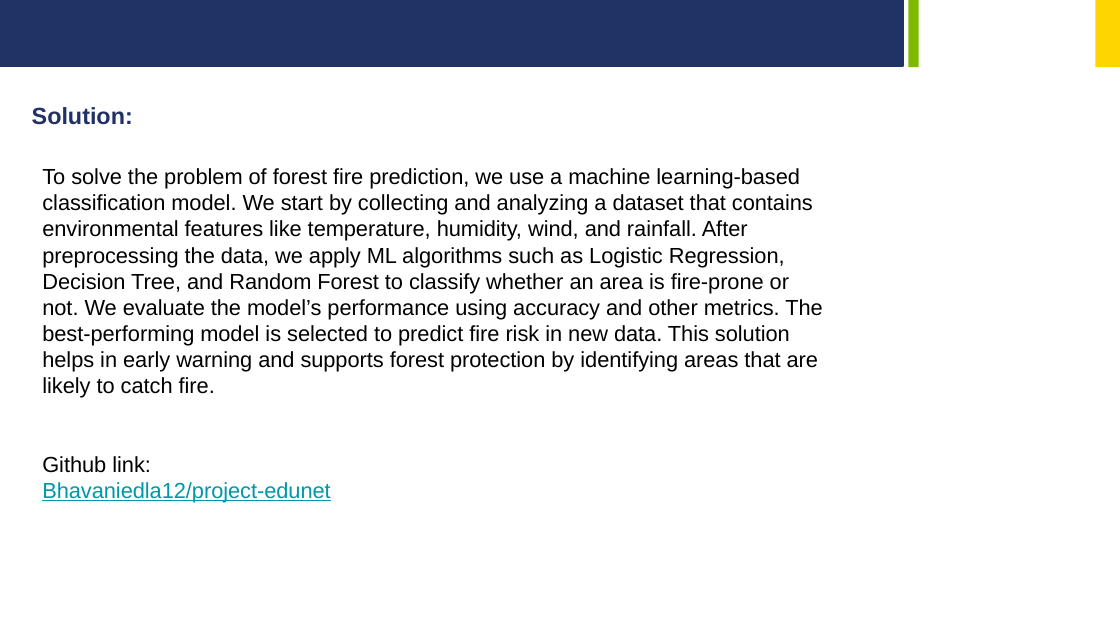
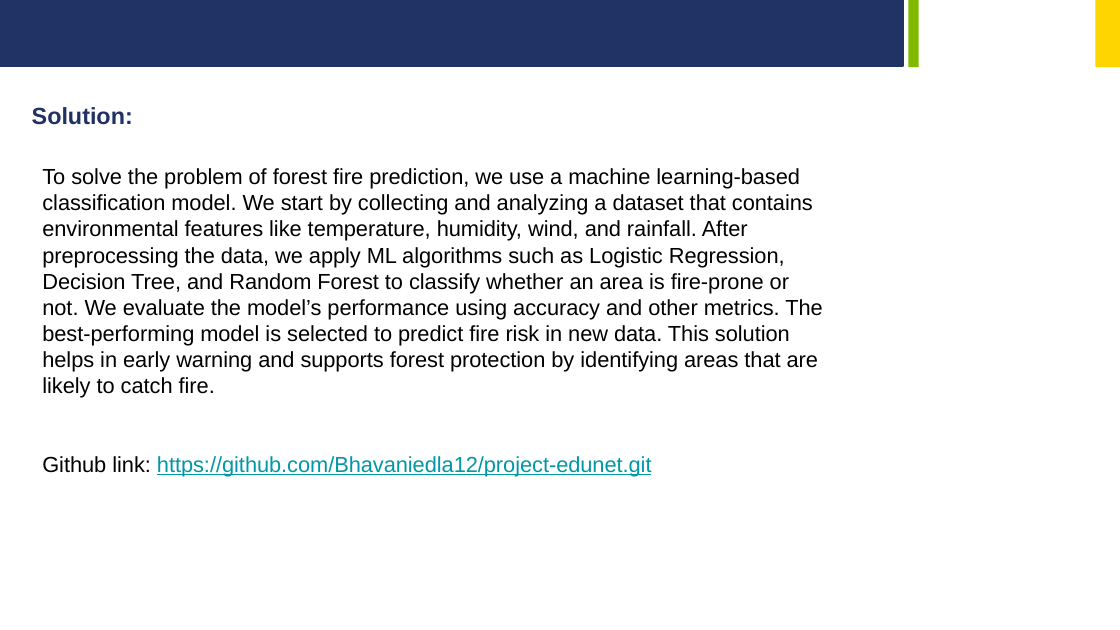
Before and after one commit to Bhavaniedla12/project-edunet, a slide deck: slide 6 of Week_3_Project.pptx. Drawn at 1120x630 pixels with LibreOffice and Linux fonts; fonts in the diff are those of the drawing; background and template pictures are left out. Boxes give left, top, right and bottom in pixels: in the first picture for what was removed or moved away, otherwise in the second. Text is boxed around its words. In the diff, an @@ line names an element or a change of style, - is before the commit and + after.

```diff
--- a/Week_3_Project.pptx
+++ b/Week_3_Project.pptx
@@ text at [42, 456, 652, 476]: text changed @@
-Github link:
-Bhavaniedla12/project-edunet
+Github link: https://github.com/Bhavaniedla12/project-edunet.git
```
